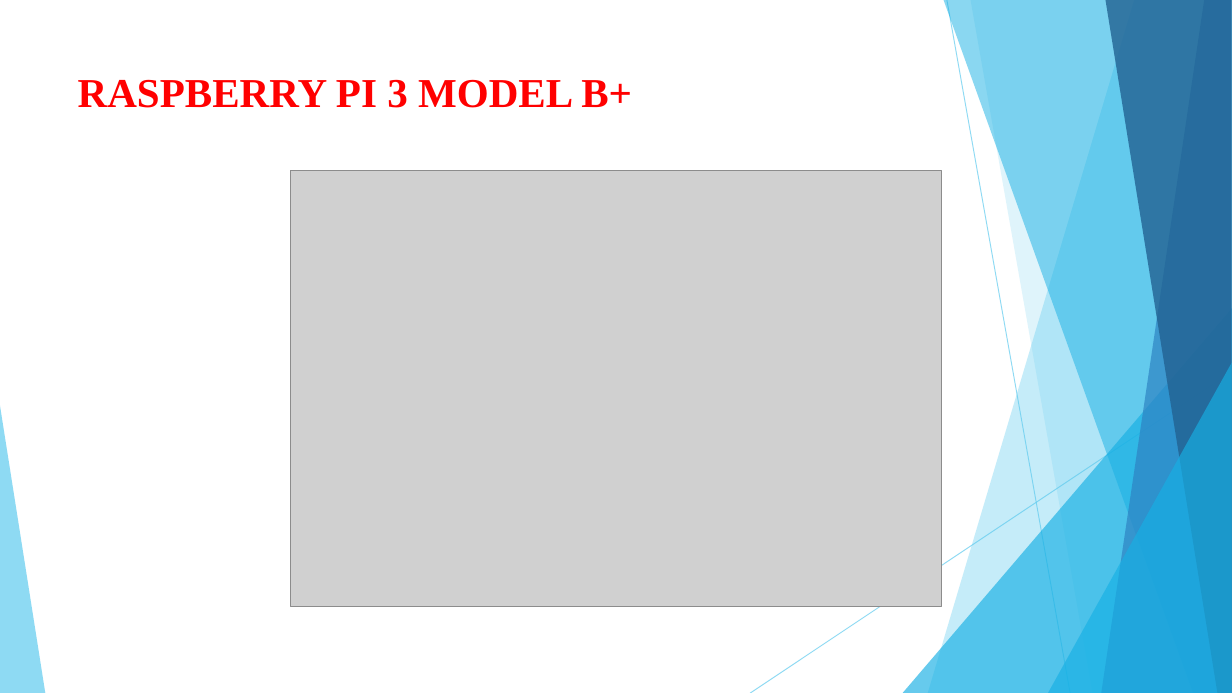
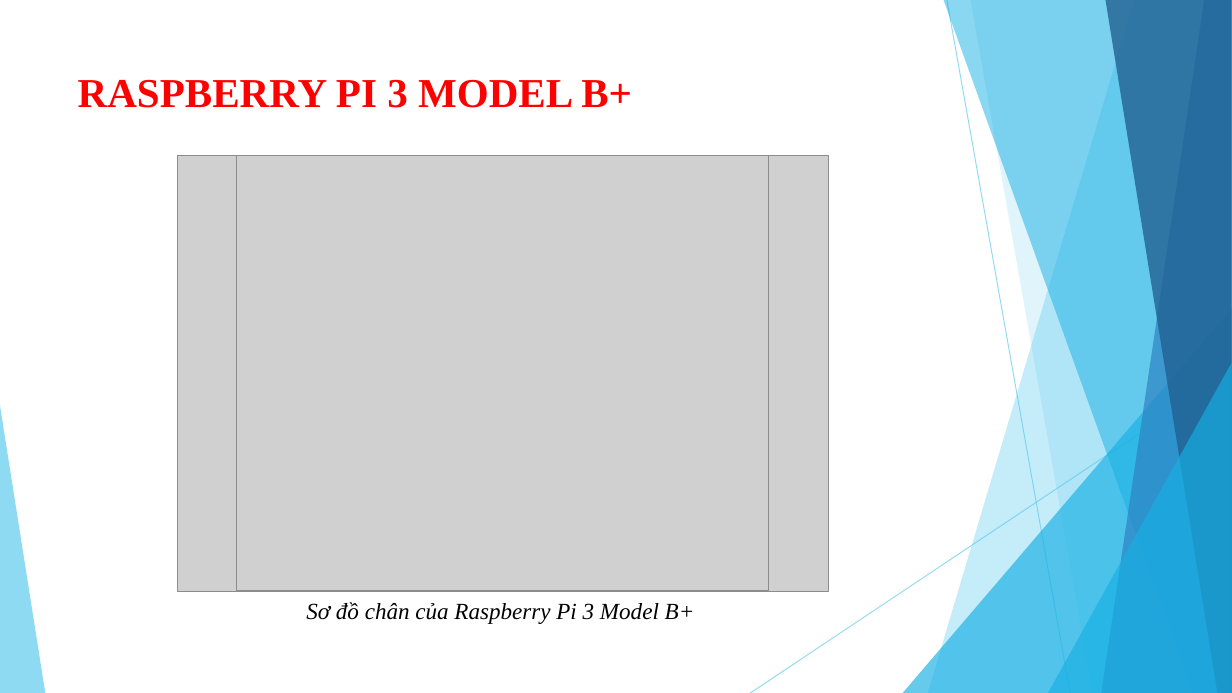
Before and after one commit to DatTwenty3/DCLV, a slide deck: slide 10 of PRESENTATION.pptx. Drawn at 1232x693 pixels with LibreOffice and Linux fonts; fonts in the diff are those of the drawing; grey boxes stand for pictures. Boxes give left, top, right and bottom in pixels: in the first picture for what was removed or moved away, otherwise in the second. Text is boxed around its words. In the diff, an @@ line names an element or a change of style, - is before the commit and + after.

Commit message:
Update slide

```diff
--- a/PRESENTATION.pptx
+++ b/PRESENTATION.pptx
@@ picture: place and size @@
-picture at [291,171,942,607]
+picture at [177,156,828,592]
@@ picture added at [237,156,768,592] @@
@@ text added at [306,602,695,624], 18 pt, text #000000, italic @@
+Sơ đồ chân của Raspberry Pi 3 Model B+
```
Also in this commit, not shown: 7 other slides changed.
